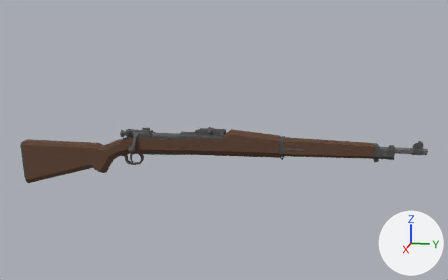
What one commit did to the glTF model assets/models/weapons/guns/m1903a1-springfield/model.glb.
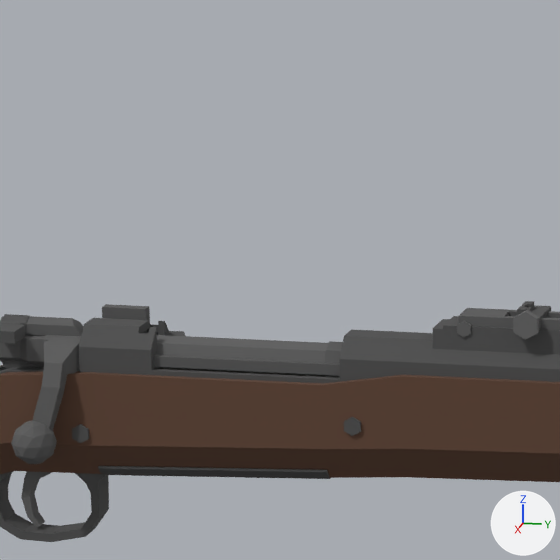
Each version appears first whole from a 50 mm lens placed at (1.567, 0.346, 0.452), pointed at (-0.003, 0.032, 0.059), and next in a close-up on the part from 28% to 48% of the width and 28% to 60% of the height. Lighting does not change. The marker at lower right points along +X, +Y and +Z. The first two pictures are the older version.

Script lines for the objects in view, before the commit:
```python
me_m1903a1_springfield = bpy.data.meshes.new('m1903a1-springfield')
me_m1903a1_springfield.from_pydata(...)  # 1252 vertices, 2273 faces; spans x -0.02..0.038, y -0.549..0.549, z -0.092..0.092
# faces by material slot: [1077, 60, 256, 332, 28, 68, 452]
me_m1903a1_springfield.materials.append(mat_material_002)  # dark grey #505050
me_m1903a1_springfield.materials.append(mat_material_006)  # dark grey #585858
me_m1903a1_springfield.materials.append(mat_material_005)  # dark grey #5f5f5f
me_m1903a1_springfield.materials.append(mat_material_004)  # dark grey #5c5c5c
me_m1903a1_springfield.materials.append(mat_material_003)  # dark grey #525252
me_m1903a1_springfield.materials.append(mat_material_007)  # dark grey #676767
me_m1903a1_springfield.materials.append(mat_material_001)  # brown #624536
ob_m1903a1_springfield = bpy.data.objects.new('m1903a1-springfield', me_m1903a1_springfield)
ob_m1903a1_springfield.location = (0.0, 0.0, 0.0)
```
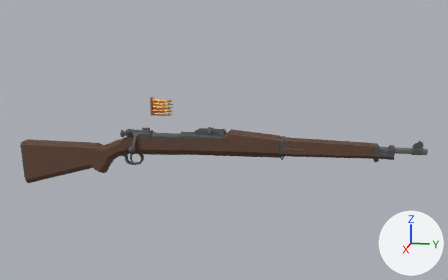
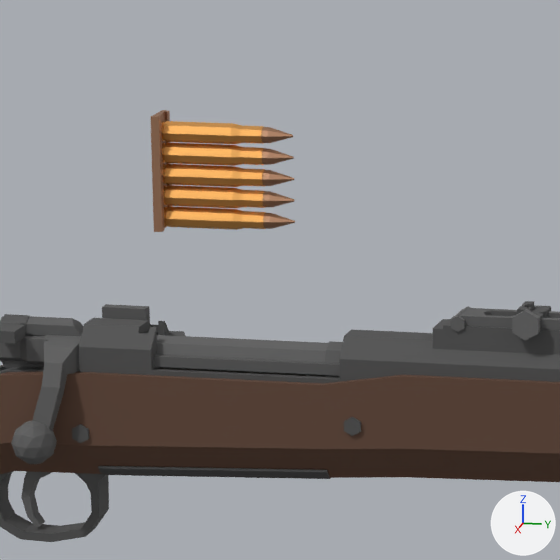
Where the newer file only moved an object's origin or applied its transform, the numbers keep the older frame.

What changed in the scene script:
```text
Add ob_30_06_springfield_round_005:
    ob_30_06_springfield_round_005 = bpy.data.objects.new('30-06-springfield-round.005', me_30_06_springfield_round_005)  # 97 vertices, 180 faces; spans x -0.0044..0.0044, y 0.1573..0.2143, z 0.1969..0.2058; in mat_30_60_springfield_bullet_material_001 (brown #b88c6f), mat_30_60_springfield_case_material (orange #ecae61)
    ob_30_06_springfield_round_005.location = (0.0, -0.3205, -0.0419)
Add ob_30_06_springfield_round_004:
    ob_30_06_springfield_round_004 = bpy.data.objects.new('30-06-springfield-round.004', me_30_06_springfield_round_004)  # 89 vertices, 174 faces; spans x -0.0044..0.0044, y 0.1573..0.2143, z 0.1878..0.1966; in mat_30_60_springfield_bullet_material_001 (brown #b88c6f), mat_30_60_springfield_case_material (orange #ecae61)
    ob_30_06_springfield_round_004.location = (0.0, -0.3205, -0.0419)
Add ob_30_06_springfield_round_003:
    ob_30_06_springfield_round_003 = bpy.data.objects.new('30-06-springfield-round.003', me_30_06_springfield_round_003)  # 89 vertices, 174 faces; spans x -0.0044..0.0044, y 0.1573..0.2143, z 0.1787..0.1875; in mat_30_60_springfield_bullet_material_001 (brown #b88c6f), mat_30_60_springfield_case_material (orange #ecae61)
    ob_30_06_springfield_round_003.location = (0.0, -0.3205, -0.0419)
Add ob_30_06_springfield_round_002:
    ob_30_06_springfield_round_002 = bpy.data.objects.new('30-06-springfield-round.002', me_30_06_springfield_round_002)  # 89 vertices, 174 faces; spans x -0.0044..0.0044, y 0.1573..0.2143, z 0.1695..0.1784; in mat_30_60_springfield_bullet_material_001 (brown #b88c6f), mat_30_60_springfield_case_material (orange #ecae61)
    ob_30_06_springfield_round_002.location = (0.0, -0.3205, -0.0419)
Add ob_30_06_springfield_round_001:
    ob_30_06_springfield_round_001 = bpy.data.objects.new('30-06-springfield-round.001', me_30_06_springfield_round_001)  # 16 vertices, 28 faces; spans x -0.0083..0.0083, y 0.155..0.1584, z 0.1598..0.2089; in mat_30_60_springfield_bullet_material_001 (brown #b88c6f)
    ob_30_06_springfield_round_001.location = (0.0, -0.3205, -0.0419)
Add ob_30_06_springfield_round:
    ob_30_06_springfield_round = bpy.data.objects.new('30-06-springfield-round', me_30_06_springfield_round)  # 89 vertices, 174 faces; spans x -0.0044..0.0044, y 0.1573..0.2143, z 0.1604..0.1693; in mat_30_60_springfield_bullet_material_001 (brown #b88c6f), mat_30_60_springfield_case_material (orange #ecae61)
    ob_30_06_springfield_round.location = (0.0, -0.3205, -0.0419)
```

Changed parts and their boxes [x1, y1, x2, y2] in the close-ups (560 x 560 px):
'30-06-springfield-round.005', added: after [162, 121, 293, 144]
    faces in mat_30_60_springfield_case_material (orange #ecae61): [162, 121, 264, 144]
    faces in mat_30_60_springfield_bullet_material_001 (brown #b88c6f): [261, 127, 293, 143]
'30-06-springfield-round.004', added: after [162, 143, 294, 166]
    faces in mat_30_60_springfield_case_material (orange #ecae61): [162, 143, 264, 166]
    faces in mat_30_60_springfield_bullet_material_001 (brown #b88c6f): [262, 148, 294, 165]
'30-06-springfield-round.003', added: after [163, 164, 294, 187]
    faces in mat_30_60_springfield_case_material (orange #ecae61): [163, 164, 265, 187]
    faces in mat_30_60_springfield_bullet_material_001 (brown #b88c6f): [262, 170, 294, 186]
'30-06-springfield-round.002', added: after [163, 185, 295, 208]
    faces in mat_30_60_springfield_case_material (orange #ecae61): [163, 185, 265, 208]
    faces in mat_30_60_springfield_bullet_material_001 (brown #b88c6f): [263, 191, 295, 207]
'30-06-springfield-round', added: after [164, 206, 295, 230]
    faces in mat_30_60_springfield_case_material (orange #ecae61): [164, 206, 266, 230]
    faces in mat_30_60_springfield_bullet_material_001 (brown #b88c6f): [263, 213, 295, 229]
'30-06-springfield-round.001', added (brown): after [151, 110, 172, 232]
